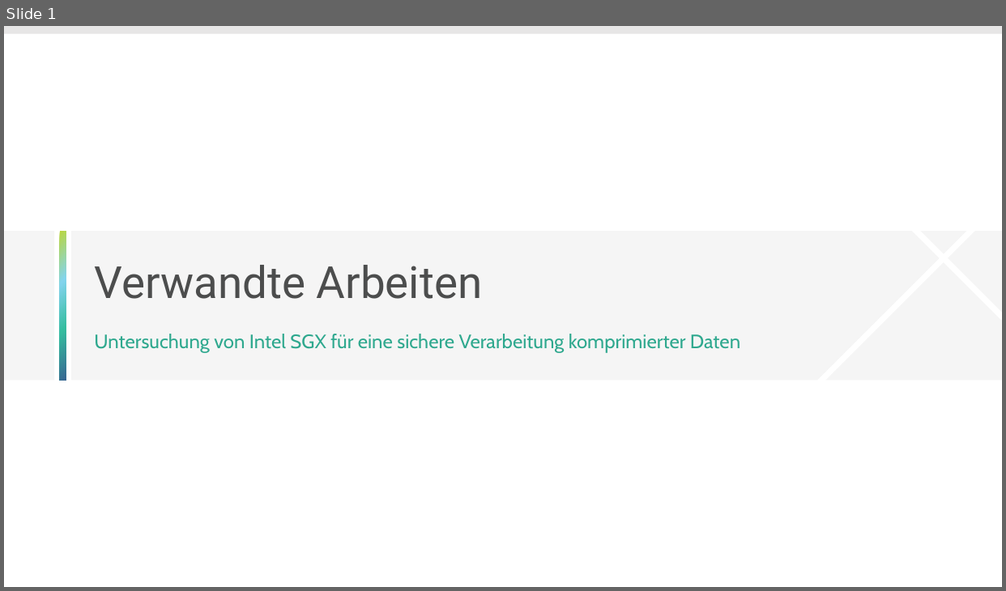
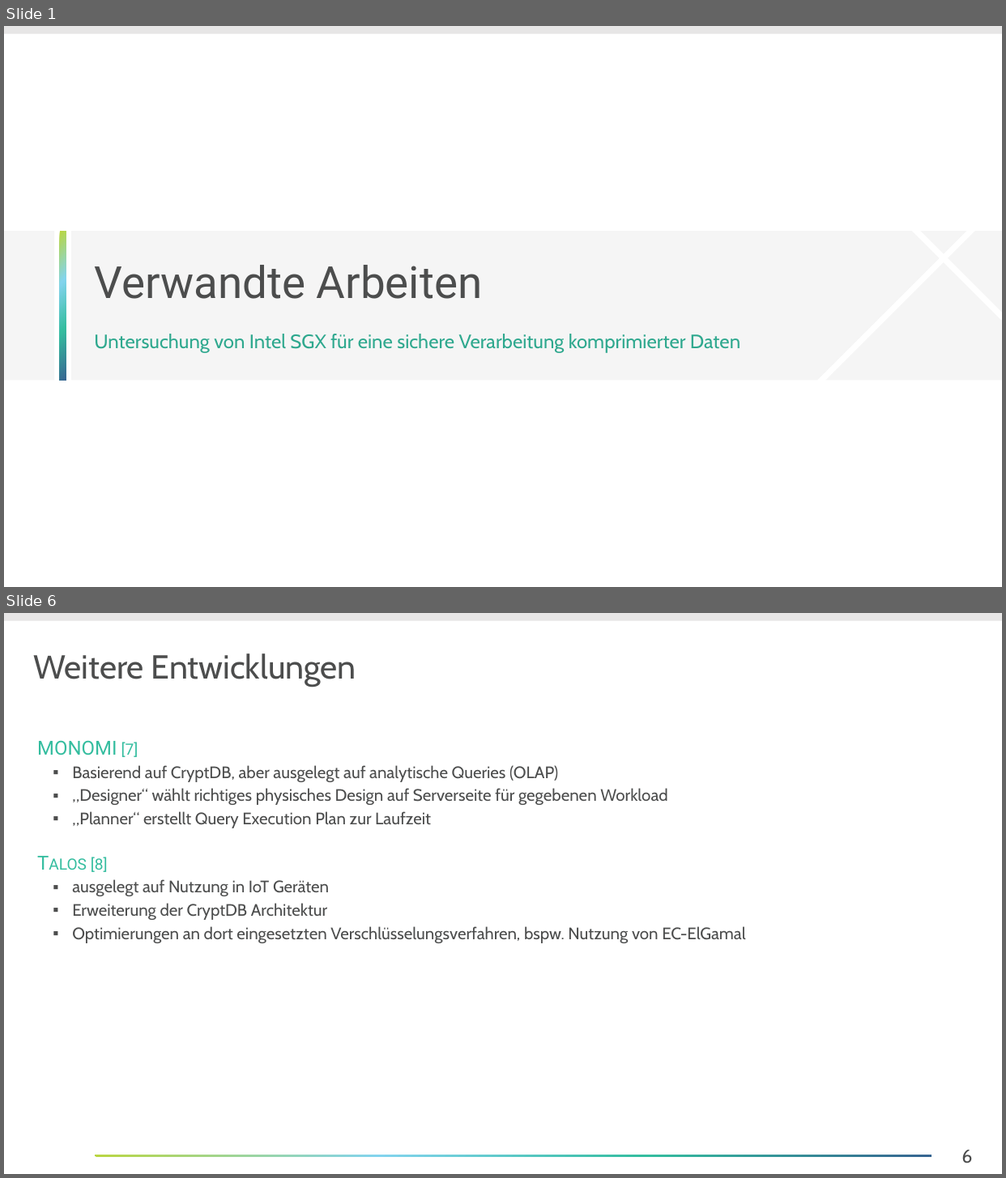
Before and after one commit to Lucku/bachelorthesis, a slide deck: Dokument/Entwürfe/02 Verwandte Arbeiten.pptx. Shown one above the other, each under a label of ours: slide 1 before the commit, slides 1 and 6 after it; the slides between them are not shown. The pictures are 1006x591 and 1006x1178 pixels, drawn with LibreOffice and Linux fonts; fonts in the diff are those of the drawing; background and template pictures are left out. Boxes give left, top, right and bottom in pixels: in the first picture for what was removed or moved away, otherwise in the second. Text is boxed around its words. In the diff, an @@ line names an element or a change of style, - is before the commit and + after.

```diff
--- a/Dokument/Entwürfe/02 Verwandte Arbeiten.pptx
+++ b/Dokument/Entwürfe/02 Verwandte Arbeiten.pptx
@@ slide 6 added at (4,613,1002,1174), background #FFFFFF; not listed: 1 template element that a slide beside it also shows @@
@@ title added at (33,653,356,687), 24 pt, text #4C4D4D @@
+Weitere Entwicklungen
@@ text added at (37,740,745,943), 12 pt, text #4C4D4D @@
+  MONOMI [7]
+  ▪ Basierend auf CryptDB, aber ausgelegt auf analytische Queries (OLAP)
+  ▪ „Designer“ wählt richtiges physisches Design auf Serverseite für gegebenen Workload
+  ▪ „Planner“ erstellt Query Execution Plan zur Laufzeit
+  Talos [8]
+  ▪ ausgelegt auf Nutzung in IoT Geräten
+  ▪ Erweiterung der CryptDB Architektur
+  ▪ Optimierungen an dort eingesetzten Verschlüsselungsverfahren, bspw. Nutzung von EC-ElGamal
@@ rectangle added at (95,1155,932,1157), fill gradient #BAD641 to #83D4EE to #34BD9F to #376591 @@
@@ page number added at (961,1150,972,1164), 13.5 pt, text #4C4D4D @@
+6
```
Also in this commit, not shown: 8 other slides added, 5 slides removed, 11 other files.
